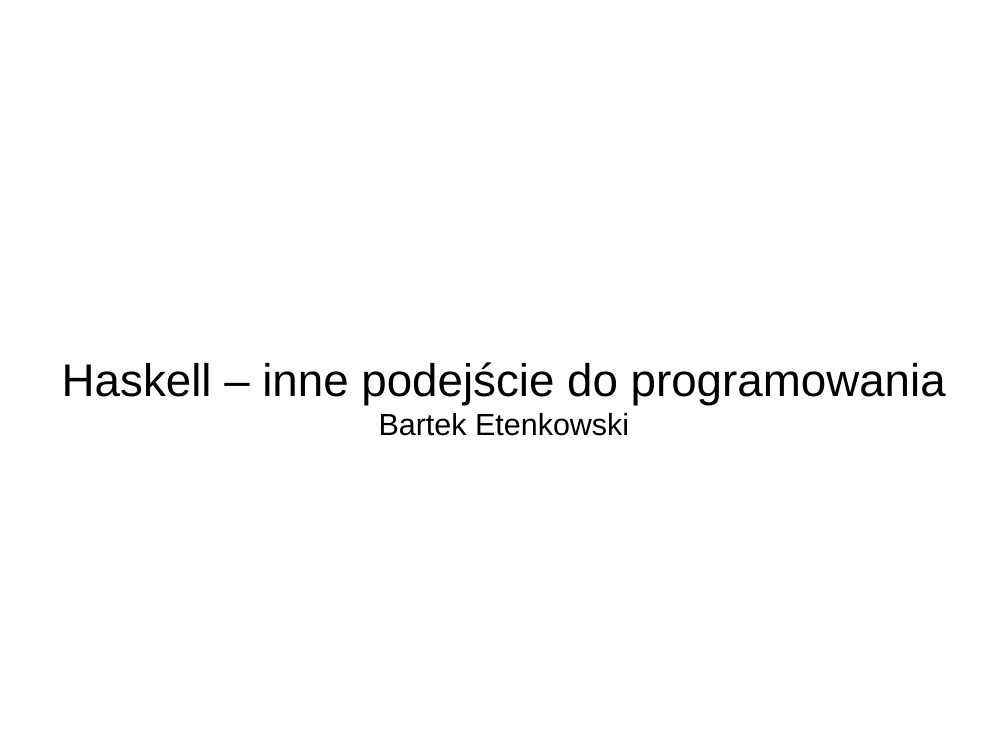
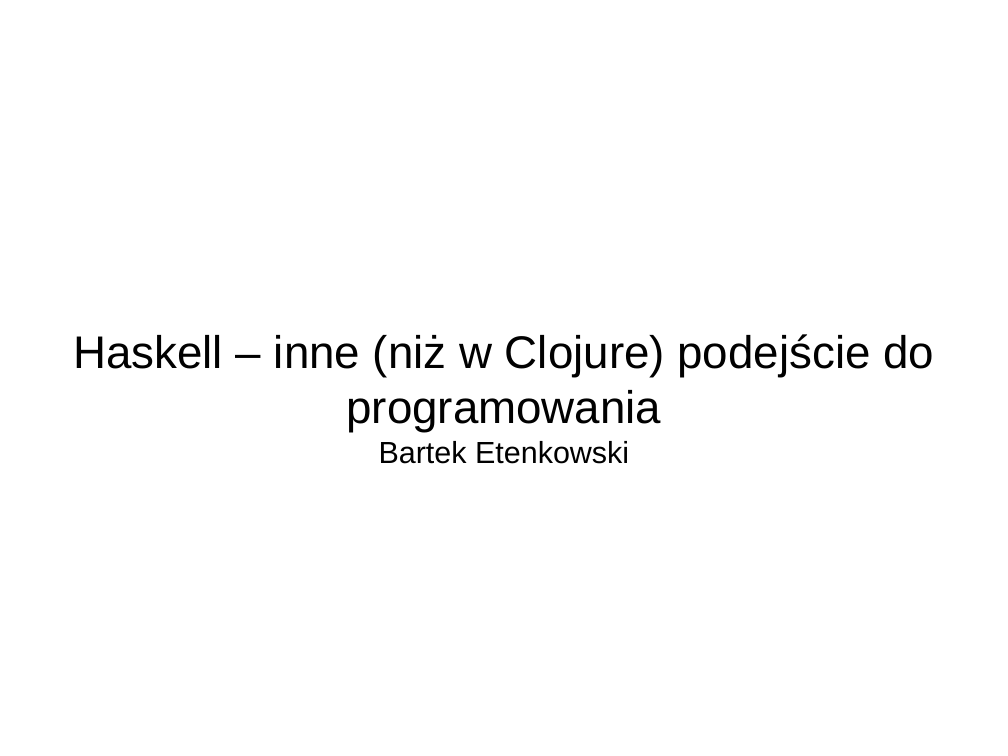
Before and after one commit to betenkowski/haskell-20140813, a slide deck: slide 1 of prezentacja.odp. Drawn at 1008x756 pixels with LibreOffice and Linux fonts; fonts in the diff are those of the drawing. Boxes give left, top, right and bottom in pixels: in the first picture for what was removed or moved away, otherwise in the second. Text is boxed around its words. In the diff, an @@ line names an element or a change of style, - is before the commit and + after.

```diff
--- a/prezentacja.odp
+++ b/prezentacja.odp
@@ subtitle at (73, 334, 934, 432): text changed @@
-Haskell – inne podejście do programowania
+Haskell – inne (niż w Clojure) podejście do programowania
```
Also in this commit, not shown: 9 slides added, 1 slide removed, 4 other files.
